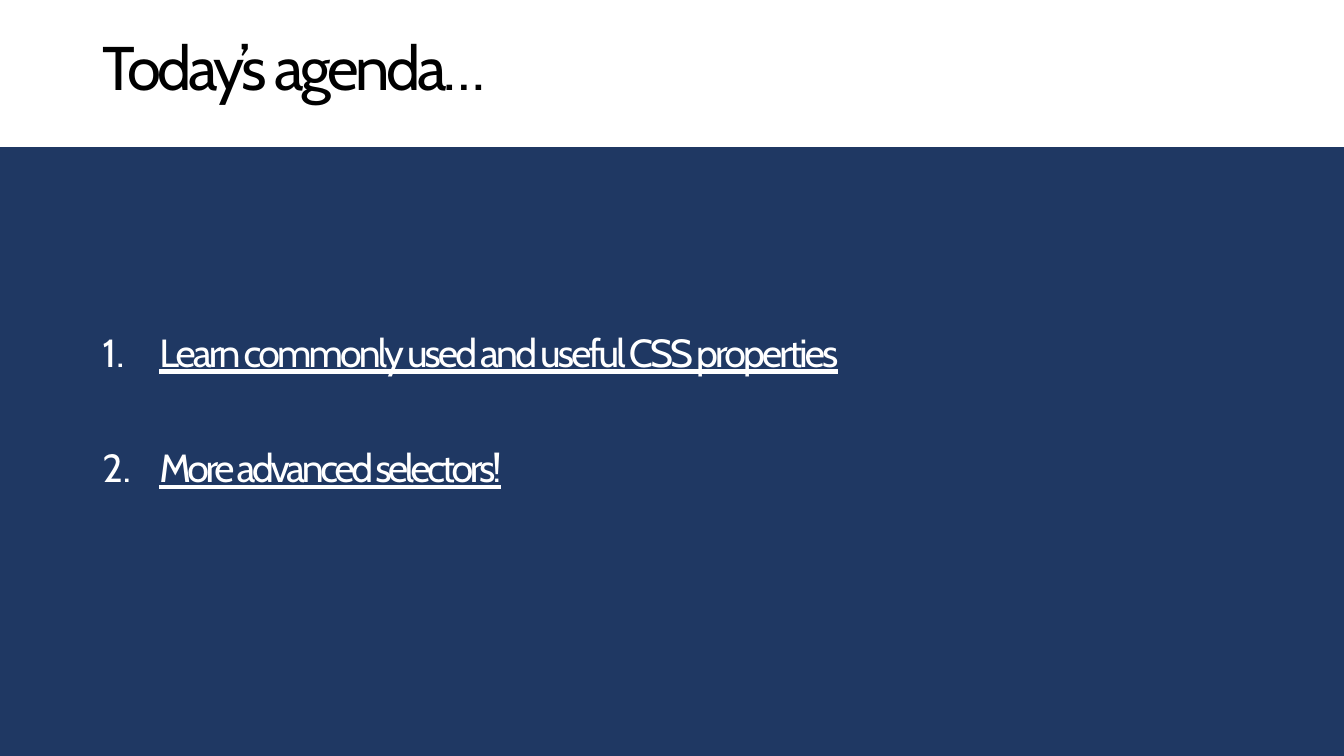
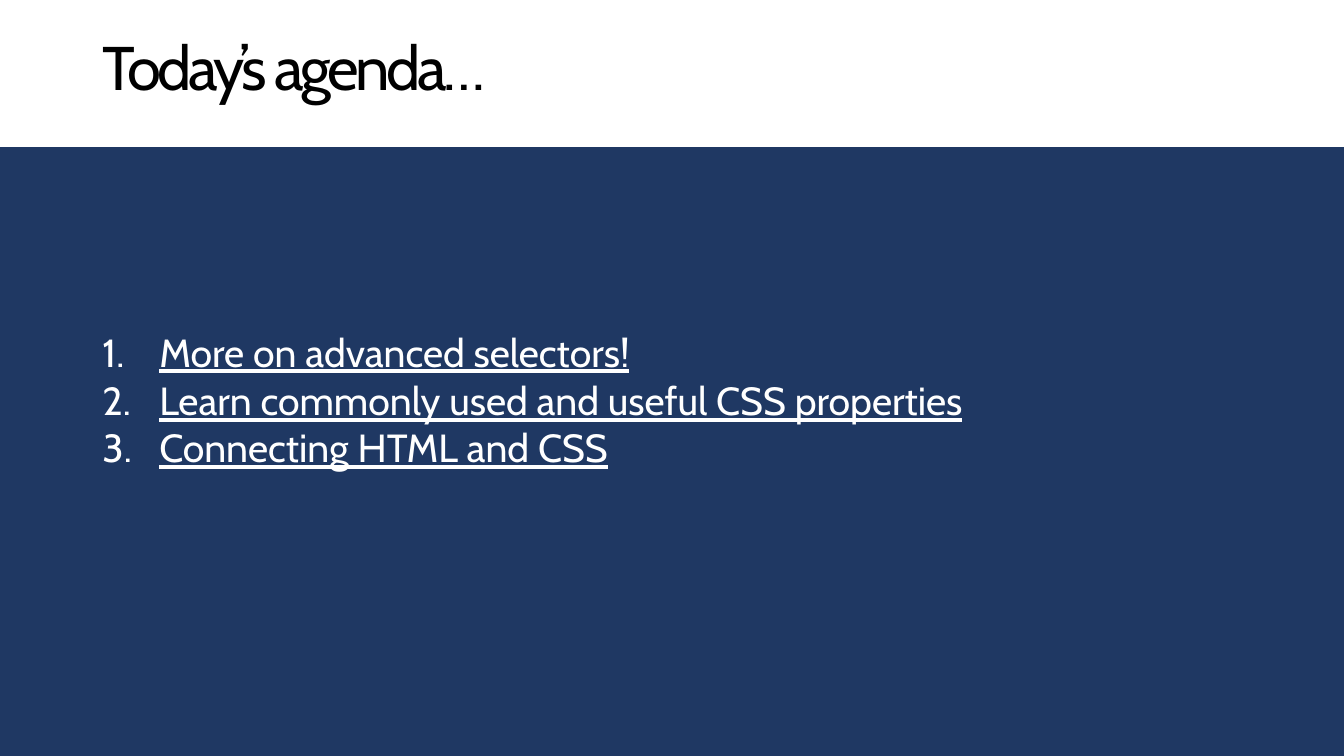
Before and after one commit to cheajer/html-css-forcast, a slide deck: slide 2 of Workshop PPT/HTML CSS Workshop #3.pptx. Drawn at 1344x756 pixels with LibreOffice and Linux fonts; fonts in the diff are those of the drawing. Boxes give left, top, right and bottom in pixels: in the first picture for what was removed or moved away, otherwise in the second. Text is boxed around its words. In the diff, an @@ line names an element or a change of style, - is before the commit and + after.

```diff
--- a/Workshop PPT/HTML CSS Workshop #3.pptx
+++ b/Workshop PPT/HTML CSS Workshop #3.pptx
@@ text at <box>159,337,630,373</box>: paragraph added @@
+1. More on advanced selectors!
@@ text at <box>159,385,963,425</box>: letter spacing -2 to 0 pt in "Learn commonly used and useful CSS properties" @@
@@ text at <box>159,432,608,472</box>: text changed @@
-2. More advanced selectors!
+3. Connecting HTML and CSS
```
Also in this commit, not shown: 1 other slide changed, 2 slides added, 1 other file.
